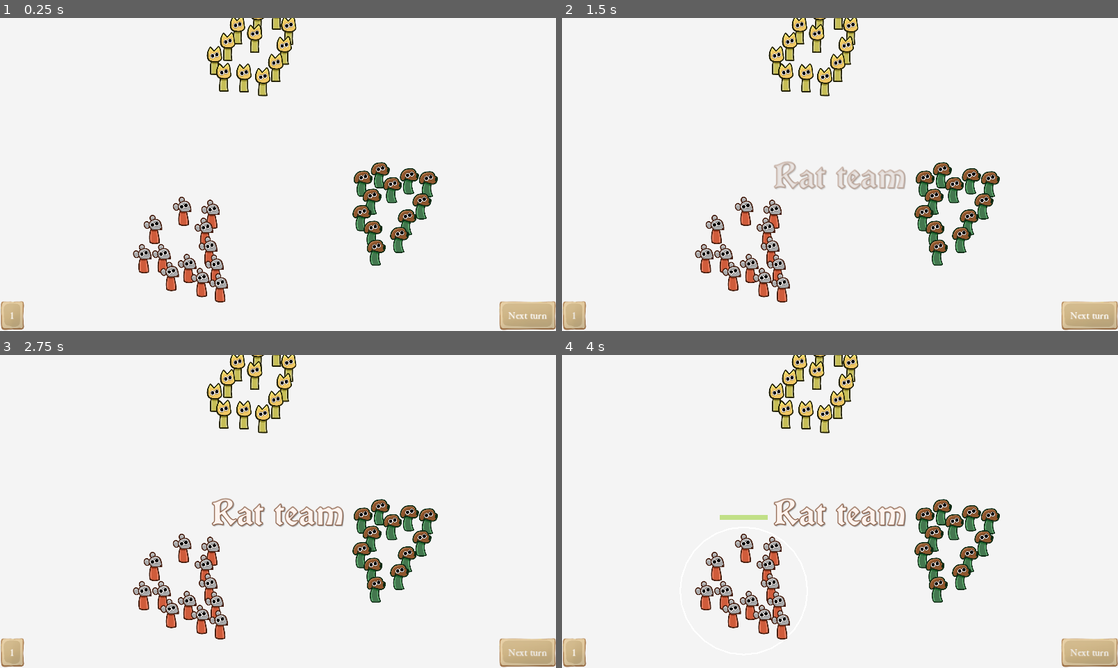
Above: before the commit, frames 1-4 (two rows, left to right).
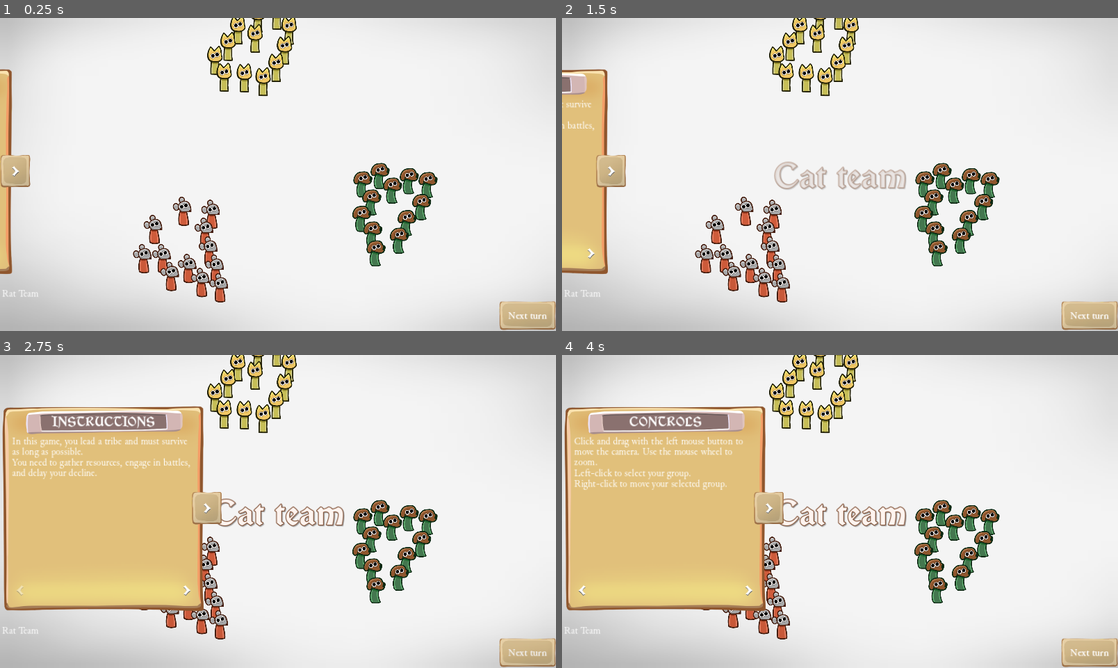
Above: after the commit, the same moments.

Repository: rtauziac/djam-decay
Game: Godot game, scene res://test_2d.tscn
Two runs of this game, one before a commit and one after it. Both use one fixed random seed, a clock stepped at 60 frames per second and the inputs below.
Inputs (mouse positions are in pixels of both pictures, inside the frame that each line leads up to):
- Up to frame 1 (0.25 s): no input
- Up to frame 2 (1.5 s): click (573, 315) at 0.5 s, where only the run before the commit has a clickable "1"; click (578, 171) at 1.27 s
- Up to frame 3 (2.75 s): click "Next turn" at 2 s
- Up to frame 4 (4 s): click "Next turn" at 2.75 s; click (751, 589) at 3.52 s

The runs differ from the first frame. In frame 1, 10% of the frame differs, in the area x 0-100%, y 0-100%; in frame 2, 15%; in frame 3, 32%; in frame 4, 33%.

Commit message:
📜 Add tutorial

Diff:
--- a/GameManagement/game.gd
+++ b/GameManagement/game.gd
@@ -18,20 +18,26 @@
 func init_game():
 	var rat_player = Player.new()
 	rat_player.race = Unit.Race.Rat
-	rat_player.user_controlled = true
+	rat_player.user_controlled = Global.player_1_selected_faction == Unit.Race.Rat
 	players.append(rat_player)
+
+	var user_player: Player = rat_player
 
 	var cat_player = Player.new()
 	cat_player.race = Unit.Race.Cat
-	cat_player.user_controlled = false
+	cat_player.user_controlled = Global.player_1_selected_faction == Unit.Race.Cat
 	players.append(cat_player)
+
+	if cat_player.user_controlled: user_player = cat_player
 
 	var dog_player = Player.new()
 	dog_player.race = Unit.Race.Dog
-	dog_player.user_controlled = false
+	dog_player.user_controlled = Global.player_1_selected_faction == Unit.Race.Dog
 	players.append(dog_player)
 
-	#current_player = rat_player
+	if dog_player.user_controlled: user_player = cat_player
+
+	current_player = user_player
 
 	await get_tree().create_timer(1).timeout
 
@@ -39,8 +45,8 @@
 		#change_player(rat_player)
 		#Global.main_ui.show_title("Rat team")
 		#)
-	change_player(rat_player)
-	Global.main_ui.show_title("Rat team")
+	change_player(current_player)
+	Global.main_ui.show_title("%s team" % Unit.Race.keys()[user_player.race])
 
 
 func change_player(player: Player):
@@ -60,7 +66,7 @@
 	var combat_list = combats_made_during_turn[group_a.name]
 	combat_list.append(group_b.name)
 
-	Global.main_ui.show_header("Combat")
+	Global.main_ui.show_header("Fight!")
 	get_tree().call_group("unit", "set_physics_process", false)
 	var group_a_nodes = get_tree().get_nodes_in_group(group_a.name)
 	var group_b_nodes = get_tree().get_nodes_in_group(group_b.name)
@@ -69,11 +75,8 @@
 	var group_b_count = group_b_nodes.size()
 	var group_a_race = group_a_nodes[0].race
 	var group_b_race = group_b_nodes[0].race
-	#print("%s has %d units" % [group_a.name, group_a_count])
-	#print("%s has %d units" % [group_b.name, group_b_count])
 	var group_a_hit = (group_a_count * Unit.race_advantage(group_a_race, group_b_race)) / 2
-	#print("%s kills %d units from %s" % [group_a.name, group_a_hit, group_b.name])
-	Global.main_camera.focus_target = lerp(group_a.global_position, group_b.global_position, 0.5)
+	Global.main_camera.focus_target = group_b
 	await get_tree().create_timer(1.2).timeout
 
 	var attack_direction := group_b.global_position - group_a.global_position
@@ -97,9 +100,7 @@
 	if not group_b_dead:
 		group_b_nodes = get_tree().get_nodes_in_group(group_b.name)
 		group_b_count = group_b_nodes.size()
-		#print("%s has now %d units" % [group_b.name, group_b_count])
 		var group_b_hit = (group_b_count * Unit.race_advantage(group_b_race, group_a_race)) / 2
-		#print("%s kills %d units from %s" % [group_b.name, group_b_hit, group_a.name])
 
 		for unit: Unit in group_b_nodes:
 			unit.slash(-attack_direction)
--- a/autoload/global.gd
+++ b/autoload/global.gd
@@ -4,3 +4,5 @@
 var game: Game
 var main_ui: MainUI
 var main_camera: GameCamera
+
+var player_1_selected_faction: Unit.Race = Unit.Race.Cat
--- /dev/null
+++ b/ui/PanelTuto.gd
@@ -0,0 +1,29 @@
+extends Panel
+
+var content_titles = ["instructions", "controls", "turn", "fight"]
+var contents = Array()
+var content_index = 0
+
+
+func _ready():
+	for title in content_titles:
+		var content = FileAccess.get_file_as_string("res://ui/tuto/%s.txt" % title)
+		contents.append(content)
+	update_current_page()
+
+
+func update_current_page():
+	$Control/LabelHeader.text = content_titles[content_index]
+	$Control/VBoxContainer/RichTextLabel.text = contents[content_index]
+	$Control/VBoxContainer/HBoxContainer/Left.disabled = content_index <= 0
+	$Control/VBoxContainer/HBoxContainer/Right.disabled = content_index >= content_titles.size() - 1
+
+
+func next_page():
+	content_index += 1
+	update_current_page()
+
+
+func previous_page():
+	content_index -= 1
+	update_current_page()
--- a/ui/camera.gd
+++ b/ui/camera.gd
@@ -4,7 +4,7 @@
 var moving = false
 var has_moved = false
 var controllable = true
-var focus_target = null #Vector2
+var focus_target = null #Node2D
 
 
 func _ready():
@@ -13,13 +13,10 @@
 
 func _process(delta):
 	if focus_target != null:
-		global_position = lerp(global_position, focus_target, min(1, delta * 4))
+		global_position = lerp(global_position, focus_target.global_position, min(1, delta * 4))
 
 
 func _unhandled_input(event):
-	if not controllable or focus_target != null:
-		return
-
 	if event is InputEventMouseButton:
 		var event_mouse_button: InputEventMouseButton = event
 
@@ -41,6 +38,8 @@
 
 	if event is InputEventMouseMotion:
 		var event_mouse_motion: InputEventMouseMotion = event
+		if not controllable or focus_target != null:
+			return
 
 		if moving:
 			translate(-event_mouse_motion.relative / zoom)
--- a/ui/game_theme.tres
+++ b/ui/game_theme.tres
@@ -1,10 +1,11 @@
-[gd_resource type="Theme" load_steps=11 format=3 uid="uid://cxd3ej5f26fs7"]
+[gd_resource type="Theme" load_steps=14 format=3 uid="uid://cxd3ej5f26fs7"]
 
 [ext_resource type="FontFile" uid="uid://b7bllu2giivqe" path="res://font/vinque rg.otf" id="1_eymjw"]
 [ext_resource type="FontFile" uid="uid://be70n8qootwx2" path="res://font/Junicode.ttf" id="1_rtsp8"]
 [ext_resource type="FontFile" uid="uid://drswasnfda1yr" path="res://font/Junicode-Bold.ttf" id="1_wnpe2"]
 [ext_resource type="Texture2D" uid="uid://fimw0llslw14" path="res://ui/button01.png" id="2_ogcjq"]
 [ext_resource type="Texture2D" uid="uid://bqu0ei4bckjuu" path="res://ui/button01-press.png" id="3_fxmo8"]
+[ext_resource type="Texture2D" uid="uid://cl0n1n165i22m" path="res://ui/frame.png" id="5_pbbxd"]
 
 [sub_resource type="StyleBoxTexture" id="StyleBoxTexture_3v3p8"]
 texture = ExtResource("2_ogcjq")
@@ -36,6 +37,20 @@
 texture_margin_right = 20.0
 texture_margin_bottom = 20.0
 
+[sub_resource type="StyleBoxTexture" id="StyleBoxTexture_pq7sf"]
+texture = ExtResource("5_pbbxd")
+texture_margin_left = 83.0
+texture_margin_top = 65.0
+texture_margin_right = 82.0
+texture_margin_bottom = 65.0
+
+[sub_resource type="StyleBoxTexture" id="StyleBoxTexture_mpygx"]
+texture = ExtResource("5_pbbxd")
+texture_margin_left = 83.0
+texture_margin_top = 65.0
+texture_margin_right = 82.0
+texture_margin_bottom = 65.0
+
 [resource]
 Button/colors/font_color = Color(1, 1, 1, 1)
 Button/font_sizes/font_size = 20
@@ -45,7 +60,20 @@
 Button/styles/hover = SubResource("StyleBoxTexture_fnqpa")
 Button/styles/normal = SubResource("StyleBoxTexture_et6on")
 Button/styles/pressed = SubResource("StyleBoxTexture_ug3ve")
+Label/font_sizes/font_size = 20
 Label/fonts/font = ExtResource("1_rtsp8")
+Panel/styles/panel = SubResource("StyleBoxTexture_pq7sf")
+PanelContainer/styles/panel = SubResource("StyleBoxTexture_mpygx")
+RichTextLabel/font_sizes/bold_font_size = 20
+RichTextLabel/font_sizes/bold_italics_font_size = 20
+RichTextLabel/font_sizes/italics_font_size = 20
+RichTextLabel/font_sizes/mono_font_size = 20
+RichTextLabel/font_sizes/normal_font_size = 20
+RichTextLabel/fonts/bold_font = ExtResource("1_wnpe2")
+RichTextLabel/fonts/normal_font = ExtResource("1_rtsp8")
+SmallHeaderLabel/base_type = &"Label"
+SmallHeaderLabel/font_sizes/font_size = 26
+SmallHeaderLabel/fonts/font = ExtResource("1_eymjw")
 TitleLabel/base_type = &"Label"
 TitleLabel/colors/font_color = Color(0.996847, 0.954729, 0.934884, 1)
 TitleLabel/colors/font_outline_color = Color(0.460701, 0.260495, 0.147609, 1)
--- a/ui/ui.tscn
+++ b/ui/ui.tscn
@@ -1,7 +1,11 @@
-[gd_scene load_steps=7 format=3 uid="uid://bffwtwiaeqg1"]
+[gd_scene load_steps=17 format=3 uid="uid://bffwtwiaeqg1"]
 
 [ext_resource type="Theme" uid="uid://cxd3ej5f26fs7" path="res://ui/game_theme.tres" id="1_qyre8"]
-[ext_resource type="Script" path="res://MainUI.gd" id="2_neumv"]
+[ext_resource type="Script" path="res://main_ui.gd" id="2_6rubd"]
+[ext_resource type="Texture2D" uid="uid://crkymqtmk0h1q" path="res://textures/arrow_right.png" id="3_5rs2d"]
+[ext_resource type="Texture2D" uid="uid://dbckcirc0ij4a" path="res://ui/vignette.png" id="3_pmuin"]
+[ext_resource type="Script" path="res://ui/PanelTuto.gd" id="4_wdb4x"]
+[ext_resource type="Texture2D" uid="uid://b85bckt58lrrg" path="res://textures/arrow_left.png" id="5_86fft"]
 
 [sub_resource type="Animation" id="Animation_aor1l"]
 resource_name = "header_appear"
@@ -57,6 +61,77 @@
 "header_hide": SubResource("Animation_6lbuw")
 }
 
+[sub_resource type="StyleBoxEmpty" id="StyleBoxEmpty_ud0py"]
+content_margin_left = 6.0
+content_margin_top = 6.0
+content_margin_right = 6.0
+content_margin_bottom = 6.0
+
+[sub_resource type="GDScript" id="GDScript_03hc6"]
+script/source = "extends Button
+
+var collapsed = true
+
+
+func _on_pressed():
+	get_parent().get_node(\"AnimationPlayer\").play(\"open\" if collapsed else \"close\")
+	collapsed = not collapsed
+"
+
+[sub_resource type="Animation" id="Animation_3a3km"]
+resource_name = "open"
+length = 0.5
+tracks/0/type = "value"
+tracks/0/imported = false
+tracks/0/enabled = true
+tracks/0/path = NodePath(".:position")
+tracks/0/interp = 2
+tracks/0/loop_wrap = false
+tracks/0/keys = {
+"times": PackedFloat32Array(0, 0.5),
+"transitions": PackedFloat32Array(1, 1),
+"update": 0,
+"values": [Vector2(-393, 103), Vector2(4, 103)]
+}
+
+[sub_resource type="Animation" id="Animation_ldybh"]
+length = 0.001
+tracks/0/type = "value"
+tracks/0/imported = false
+tracks/0/enabled = true
+tracks/0/path = NodePath(".:position")
+tracks/0/interp = 1
+tracks/0/loop_wrap = true
+tracks/0/keys = {
+"times": PackedFloat32Array(0),
+"transitions": PackedFloat32Array(1),
+"update": 0,
+"values": [Vector2(-393, 103)]
+}
+
+[sub_resource type="Animation" id="Animation_45rks"]
+resource_name = "close"
+length = 0.5
+tracks/0/type = "value"
+tracks/0/imported = false
+tracks/0/enabled = true
+tracks/0/path = NodePath(".:position")
+tracks/0/interp = 2
+tracks/0/loop_wrap = false
+tracks/0/keys = {
+"times": PackedFloat32Array(0, 0.5),
+"transitions": PackedFloat32Array(1, 1),
+"update": 0,
+"values": [Vector2(4, 103), Vector2(-393, 103)]
+}
+
+[sub_resource type="AnimationLibrary" id="AnimationLibrary_kbpny"]
+_data = {
+"RESET": SubResource("Animation_ldybh"),
+"close": SubResource("Animation_45rks"),
+"open": SubResource("Animation_3a3km")
+}
+
 [node name="UI" type="Control"]
 layout_mode = 3
 anchors_preset = 15
@@ -66,7 +141,22 @@
 grow_vertical = 2
 mouse_filter = 1
 theme = ExtResource("1_qyre8")
-script = ExtResource("2_neumv")
+script = ExtResource("2_6rubd")
+
+[node name="TextureRect" type="TextureRect" parent="."]
+modulate = Color(1, 1, 1, 0.443137)
+layout_mode = 1
+anchors_preset = 15
+anchor_right = 1.0
+anchor_bottom = 1.0
+offset_left = -1.0
+offset_top = -1.0
+offset_right = 1.0
+offset_bottom = 1.0
+grow_horizontal = 2
+grow_vertical = 2
+mouse_filter = 2
+texture = ExtResource("3_pmuin")
 
 [node name="TitleLabel" type="Label" parent="."]
 layout_mode = 1
@@ -90,7 +180,7 @@
 anchor_right = 1.0
 offset_left = 90.0
 offset_top = -138.0
-offset_right = -90.0
+offset_right = 2214.0
 offset_bottom = -27.0
 grow_horizontal = 2
 theme_type_variation = &"TitleLabel"
@@ -98,29 +188,49 @@
 horizontal_alignment = 1
 vertical_alignment = 1
 
-[node name="HBoxContainer" type="HBoxContainer" parent="."]
+[node name="PlayerTurnControl" type="Control" parent="."]
+layout_mode = 1
+anchors_preset = 12
+anchor_top = 1.0
+anchor_right = 1.0
+anchor_bottom = 1.0
+offset_top = -176.0
+grow_horizontal = 2
+grow_vertical = 0
+mouse_filter = 1
+
+[node name="TeamLabel" type="Label" parent="PlayerTurnControl"]
 layout_mode = 1
 anchors_preset = 2
 anchor_top = 1.0
 anchor_bottom = 1.0
-offset_top = -40.0
-offset_right = 40.0
+offset_left = 4.0
+offset_top = -86.0
+offset_right = 80.0
+offset_bottom = -66.0
 grow_vertical = 0
-
-[node name="Button" type="Button" parent="HBoxContainer"]
-custom_minimum_size = Vector2(45, 45)
-layout_mode = 2
-text = "1"
-
-[node name="ButtonNextTurn" type="Button" parent="."]
+text = "Rat Team"
+
+[node name="HBoxContainer" type="HBoxContainer" parent="PlayerTurnControl"]
+layout_mode = 1
+anchors_preset = 2
+anchor_top = 1.0
+anchor_bottom = 1.0
+offset_left = 3.0
+offset_top = -63.0
+offset_right = 53.0
+offset_bottom = -3.0
+grow_vertical = 0
+
+[node name="ButtonNextTurn" type="Button" parent="PlayerTurnControl"]
 layout_mode = 1
 anchors_preset = 3
 anchor_left = 1.0
 anchor_top = 1.0
 anchor_right = 1.0
 anchor_bottom = 1.0
-offset_left = -8.0
-offset_top = -8.0
+offset_left = -119.0
+offset_top = -60.0
 grow_horizontal = 0
 grow_vertical = 0
 text = "Next turn"
@@ -129,3 +239,108 @@
 libraries = {
 "": SubResource("AnimationLibrary_i50fl")
 }
+
+[node name="PanelContainer" type="Panel" parent="."]
+custom_minimum_size = Vector2(421, 429)
+layout_mode = 1
+anchors_preset = 9
+anchor_bottom = 1.0
+offset_left = -393.0
+offset_top = 103.0
+offset_right = 28.0
+offset_bottom = -116.0
+grow_vertical = 2
+script = ExtResource("4_wdb4x")
+
+[node name="Control" type="Control" parent="PanelContainer"]
+layout_mode = 1
+anchors_preset = 15
+anchor_right = 1.0
+anchor_bottom = 1.0
+offset_left = 21.0
+offset_top = 13.0
+offset_right = -21.0
+offset_bottom = -26.0
+grow_horizontal = 2
+grow_vertical = 2
+
+[node name="LabelHeader" type="Label" parent="PanelContainer/Control"]
+layout_mode = 1
+anchors_preset = 10
+anchor_right = 1.0
+offset_left = 62.0
+offset_top = 2.0
+offset_right = -62.0
+offset_bottom = 41.0
+grow_horizontal = 2
+theme_type_variation = &"SmallHeaderLabel"
+text = "Test"
+horizontal_alignment = 1
+vertical_alignment = 1
+uppercase = true
+
+[node name="VBoxContainer" type="VBoxContainer" parent="PanelContainer/Control"]
+layout_mode = 1
+anchors_preset = 15
+anchor_right = 1.0
+anchor_bottom = 1.0
+offset_top = 52.0
+grow_horizontal = 2
+grow_vertical = 2
+
+[node name="RichTextLabel" type="RichTextLabel" parent="PanelContainer/Control/VBoxContainer"]
+layout_mode = 2
+size_flags_vertical = 3
+
+[node name="HBoxContainer" type="HBoxContainer" parent="PanelContainer/Control/VBoxContainer"]
+layout_mode = 2
+theme_override_constants/separation = 0
+
+[node name="Left" type="Button" parent="PanelContainer/Control/VBoxContainer/HBoxContainer"]
+custom_minimum_size = Vector2(30, 30)
+layout_mode = 2
+theme_override_styles/normal = SubResource("StyleBoxEmpty_ud0py")
+theme_override_styles/hover = SubResource("StyleBoxEmpty_ud0py")
+theme_override_styles/pressed = SubResource("StyleBoxEmpty_ud0py")
+theme_override_styles/disabled = SubResource("StyleBoxEmpty_ud0py")
+theme_override_styles/focus = SubResource("StyleBoxEmpty_ud0py")
+icon = ExtResource("5_86fft")
+
+[node name="Spacing" type="Control" parent="PanelContainer/Control/VBoxContainer/HBoxContainer"]
+layout_mode = 2
+size_flags_horizontal = 3
+
+[node name="Right" type="Button" parent="PanelContainer/Control/VBoxContainer/HBoxContainer"]
+custom_minimum_size = Vector2(30, 30)
+layout_mode = 2
+theme_override_styles/normal = SubResource("StyleBoxEmpty_ud0py")
+theme_override_styles/hover = SubResource("StyleBoxEmpty_ud0py")
+theme_override_styles/pressed = SubResource("StyleBoxEmpty_ud0py")
+theme_override_styles/disabled = SubResource("StyleBoxEmpty_ud0py")
+theme_override_styles/focus = SubResource("StyleBoxEmpty_ud0py")
+icon = ExtResource("3_5rs2d")
+
+[node name="ButtonCollapse" type="Button" parent="PanelContainer"]
+layout_mode = 1
+anchors_preset = 6
+anchor_left = 1.0
+anchor_top = 0.5
+anchor_right = 1.0
+anchor_bottom = 0.5
+offset_left = -29.0
+offset_top = -35.0
+offset_right = 35.0
+offset_bottom = 35.0
+grow_horizontal = 0
+grow_vertical = 2
+icon = ExtResource("3_5rs2d")
+script = SubResource("GDScript_03hc6")
+
+[node name="AnimationPlayer" type="AnimationPlayer" parent="PanelContainer"]
+libraries = {
+"": SubResource("AnimationLibrary_kbpny")
+}
+
+[connection signal="pressed" from="PanelContainer/Control/VBoxContainer/HBoxContainer/Left" to="PanelContainer" method="previous_page"]
+[connection signal="pressed" from="PanelContainer/Control/VBoxContainer/HBoxContainer/Right" to="PanelContainer" method="next_page"]
+[connection signal="pressed" from="PanelContainer/ButtonCollapse" to="PanelContainer/ButtonCollapse" method="_on_pressed"]
--- a/unit/groups.gd
+++ b/unit/groups.gd
@@ -12,7 +12,7 @@
 	var race_names: Array = [Unit.Race.keys()[Unit.Race.Rat], Unit.Race.keys()[Unit.Race.Cat], Unit.Race.keys()[Unit.Race.Dog]]
 	for i_race in races.size():
 		var group_node: SelectableGroup = preload("res://unit/group.tscn").instantiate()
-		group_node.global_position = Vector2.UP.rotated(rand_start_angle + i_race * PI * 0.666) * 250
+		group_node.global_position = Vector2.UP.rotated(rand_start_angle + i_race * PI * 0.667) * 250
 		group_node.name = race_names[i_race]
 		group_node.wants_to_be_selected.connect(handle_group_selection)
 		group_node.engage_combat.connect(Global.game.combat_groups)
Renamed: MainUI.gd -> main_ui.gd
Binary file added: textures/arrow_left.png
Not shown, added: textures/arrow_left.png.import
Binary file added: textures/arrow_right.png
Not shown, added: textures/arrow_right.png.import
Binary file added: ui/frame.png
Not shown, added: ui/frame.png.import
Not shown, added: ui/tuto/controls.txt
Not shown, added: ui/tuto/fight.txt
Not shown, added: ui/tuto/instructions.txt
Not shown, added: ui/tuto/turn.txt
Binary file added: ui/vignette.png
(and 1 more such lines)
